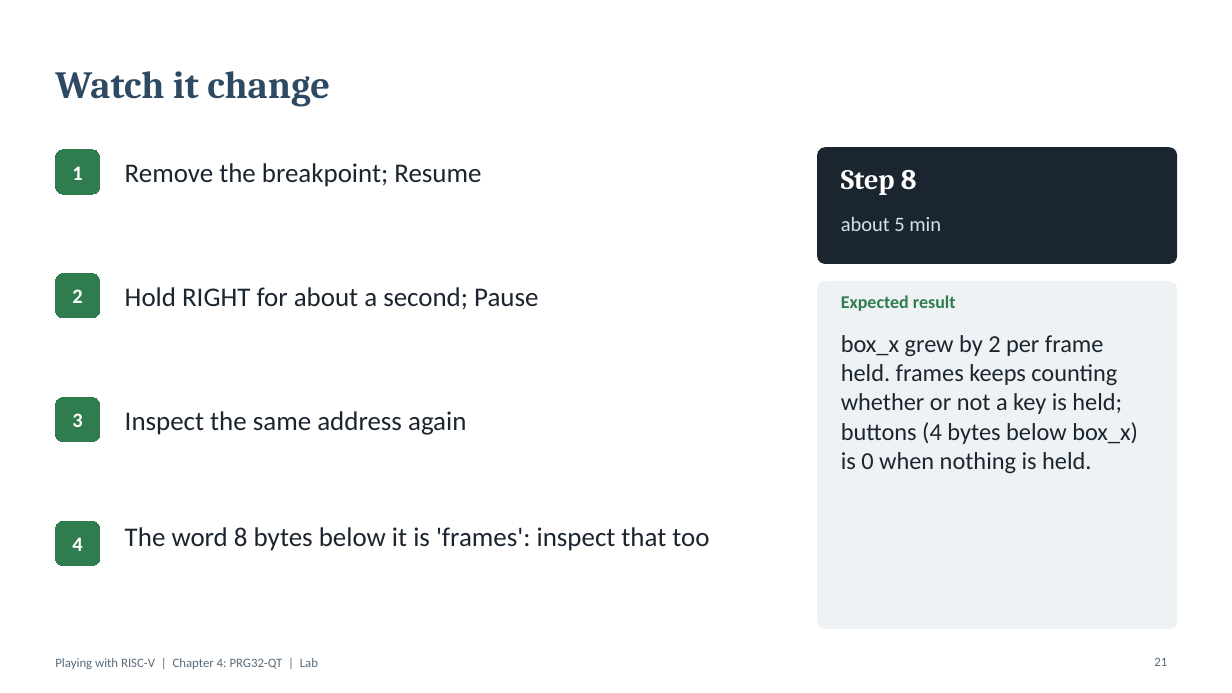
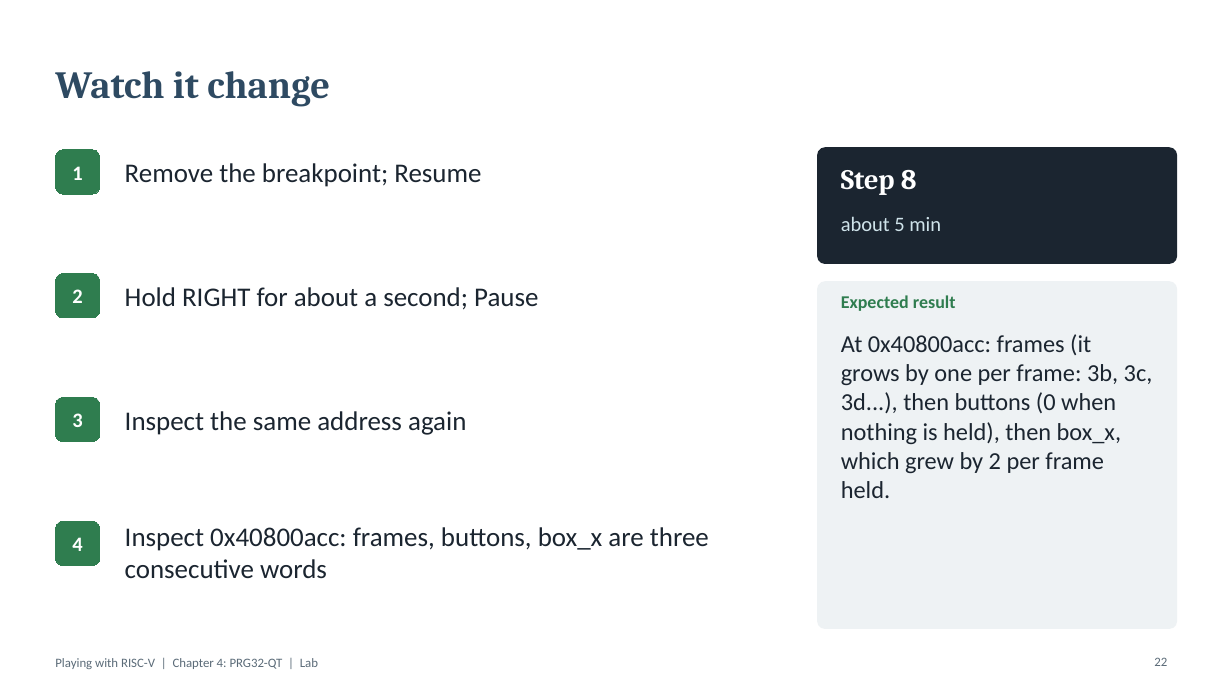
Before and after one commit to riscv-prg32/Playing-with-RISC-V_PRG32_textbook, a slide deck: slide 22 of presentations/04-prg32qt/04-prg32qt-lab.pptx (slide 21 before the commit). Drawn at 1232x693 pixels with LibreOffice and Linux fonts; fonts in the diff are those of the drawing. Boxes give left, top, right and bottom in pixels: in the first picture for what was removed or moved away, otherwise in the second. Text is boxed around its words. In the diff, an @@ line names an element or a change of style, - is before the commit and + after.

```diff
--- a/presentations/04-prg32qt/04-prg32qt-lab.pptx
+++ b/presentations/04-prg32qt/04-prg32qt-lab.pptx
@@ text at [841, 334, 1153, 498]: text changed @@
-box_x grew by 2 per frame held. frames keeps counting whether or not a key is held; buttons (4 bytes below box_x) is 0 when nothing is held.
+At 0x40800acc: frames (it grows by one per frame: 3b, 3c, 3d...), then buttons (0 when nothing is held), then box_x, which grew by 2 per frame held.
@@ text at [125, 527, 709, 579]: text changed @@
-The word 8 bytes below it is 'frames': inspect that too
+Inspect 0x40800acc: frames, buttons, box_x are three consecutive words
@@ page number at [1154, 657, 1167, 666]: text changed @@
-21
+22
```
Also in this commit, not shown: 6 other slides changed, 1 slide added, 43 other files.
